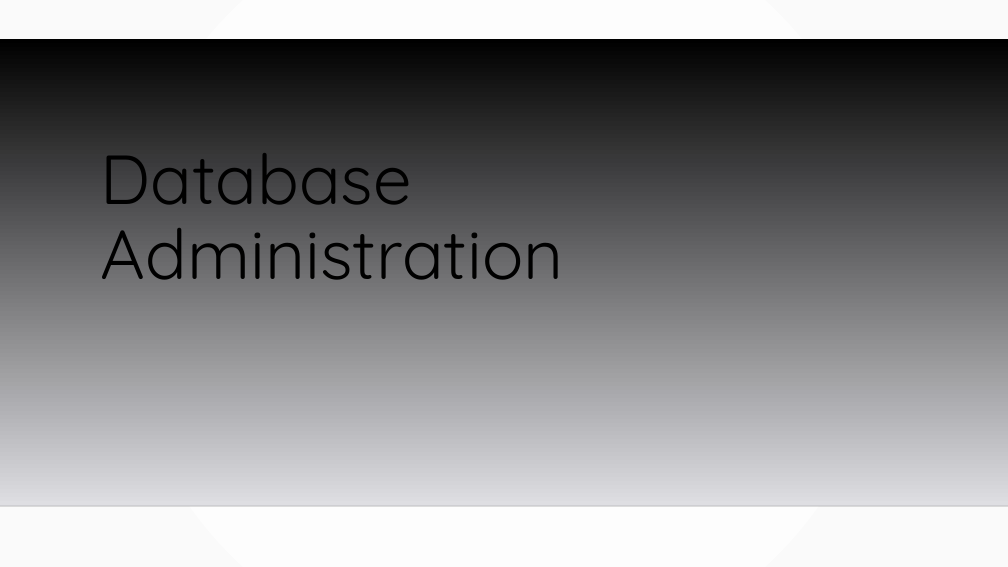
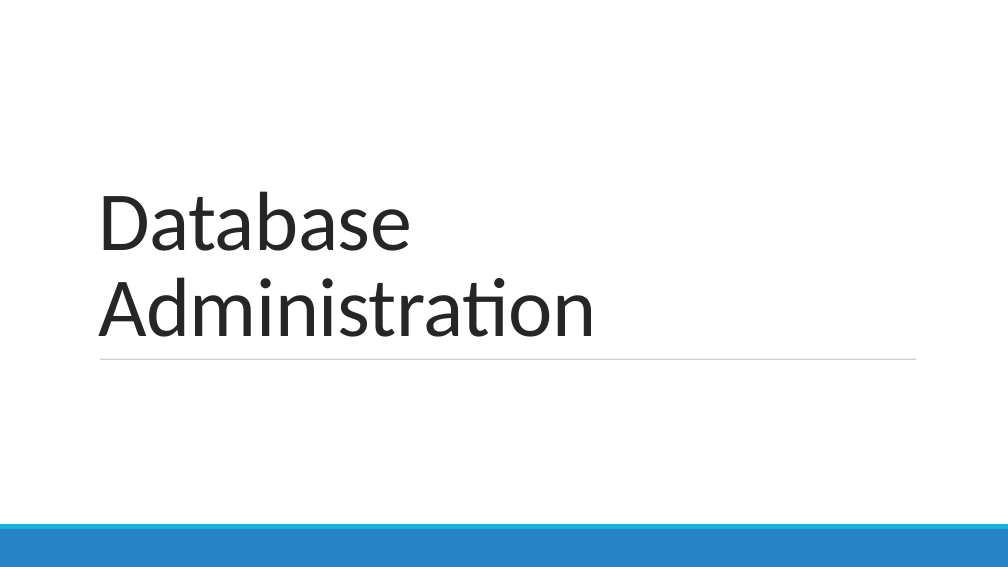
Before and after one commit to MGIS-UMN/GIS5577_week9, a slide deck: slide 1 of Database_Administration.odp. Drawn at 1008x567 pixels with LibreOffice and Linux fonts; fonts in the diff are those of the drawing; background and template pictures are left out. Boxes give left, top, right and bottom in pixels: in the first picture for what was removed or moved away, otherwise in the second. Text is boxed around its words. In the diff, an @@ line names an element or a change of style, - is before the commit and + after.

```diff
--- a/Database_Administration.odp
+++ b/Database_Administration.odp
@@ background gradient #FFFFFF to #FAFAFA to #FFFFFF @@
@@ freeform shape removed at (x1=0, y1=39, x2=1008, y2=506) @@
@@ title "Database Administration" moved from (x1=101, y1=153, x2=564, y2=280) to (x1=98, y1=191, x2=596, y2=337) @@
@@ title "Database Administration" at (x1=98, y1=191, x2=596, y2=337): size 66 to 80 pt, font Quicksand to Calibri, text colour #000000 to #262626, letter spacing 0 to -0.5 pt; line spacing 0.9 to 0.85 @@
@@ line added from (100, 359) to (917, 359), #7F7F7F 0.51 pt @@
@@ line removed from (0, 506) to (1008, 506) @@
@@ freeform shape added at (x1=0, y1=529, x2=1008, y2=567), fill #2683C6 @@
@@ freeform shape added at (x1=0, y1=524, x2=1008, y2=529), fill #1CADE4 @@
```
Also in this commit, not shown: 20 other slides changed.
